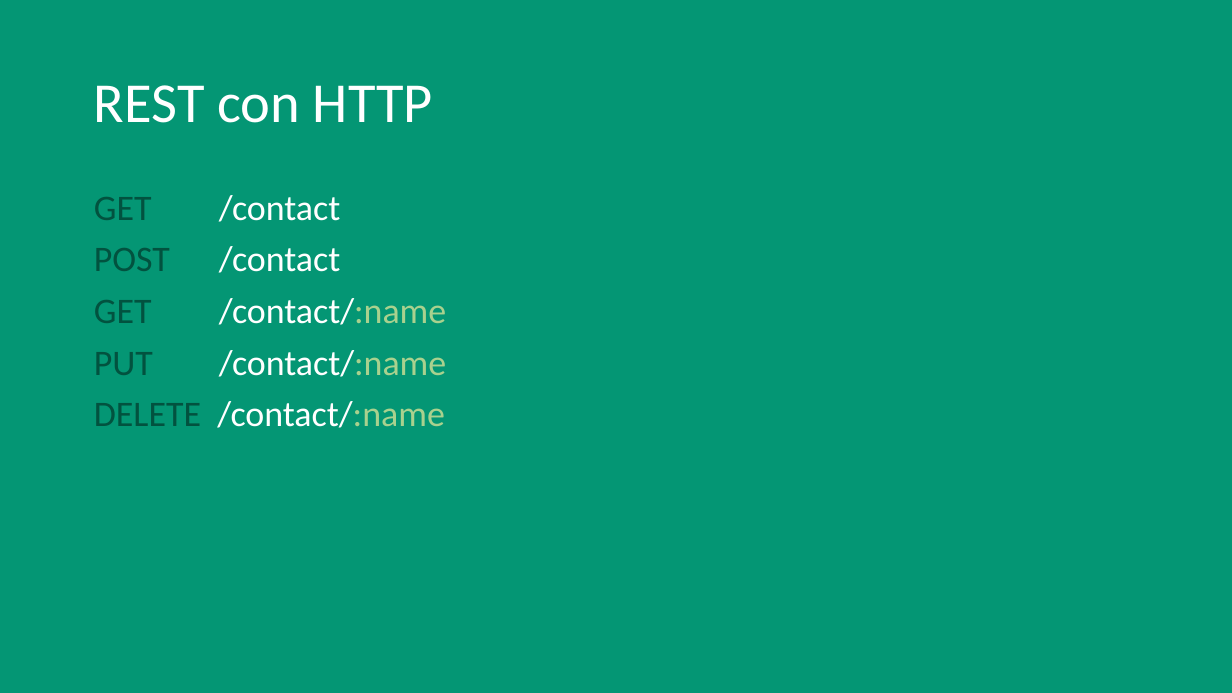
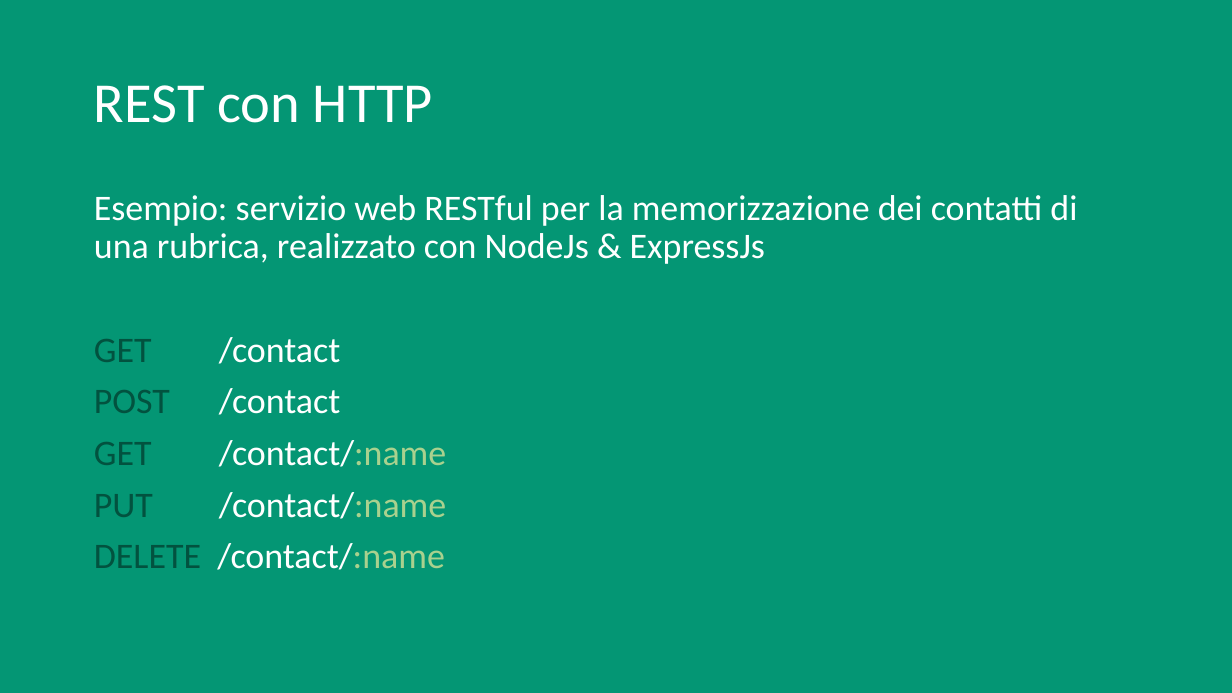
Before and after one commit to vassallocarlo/Tesi-RESTful, a slide deck: slide 9 of REST.pptx. Drawn at 1232x693 pixels with LibreOffice and Linux fonts; fonts in the diff are those of the drawing. Boxes give left, top, right and bottom in pixels: in the first picture for what was removed or moved away, otherwise in the second. Text is boxed around its words. In the diff, an @@ line names an element or a change of style, - is before the commit and + after.

Commit message:
rest auth

```diff
--- a/REST.pptx
+++ b/REST.pptx
@@ text at <box>94,195,1077,264</box>: paragraph added @@
+Esempio: servizio web RESTful per la memorizzazione dei contatti di una rubrica, realizzato con NodeJs & ExpressJs
```
Also in this commit, not shown: 2 other slides changed, 7 slides added, 4 other files.
